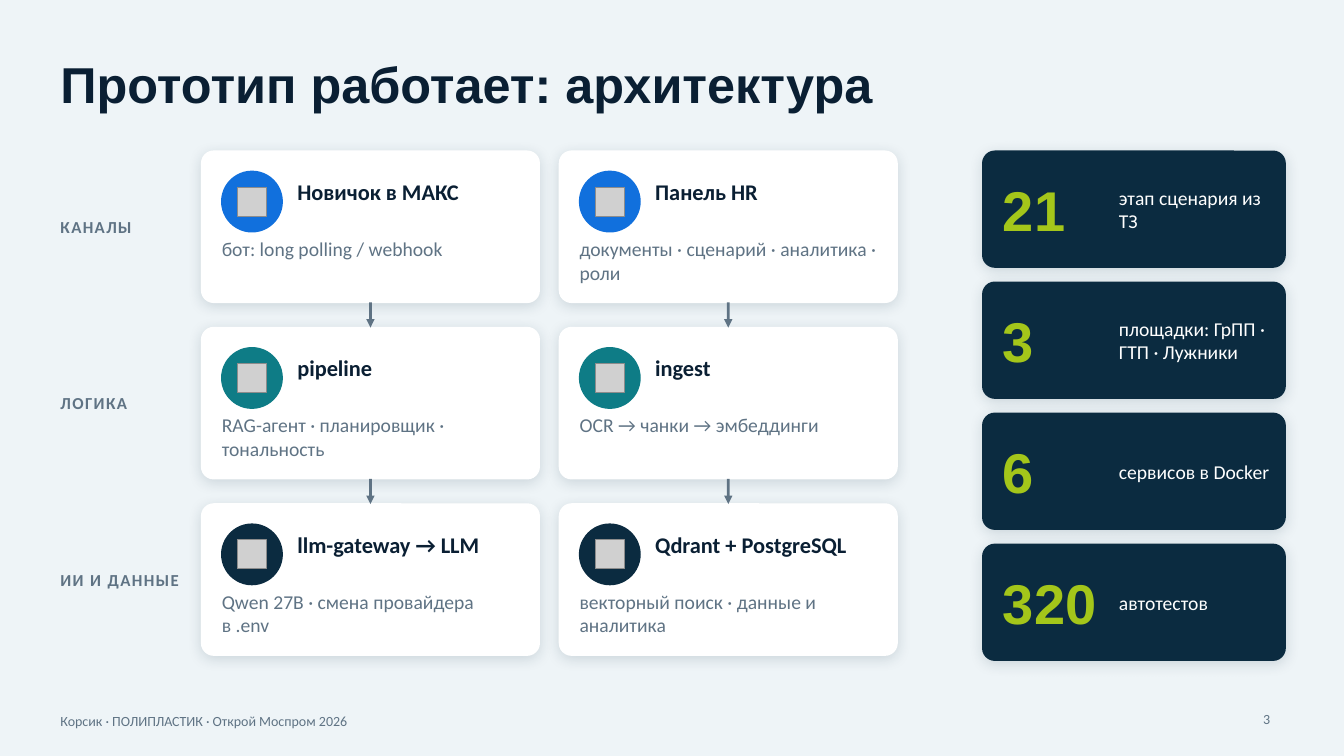
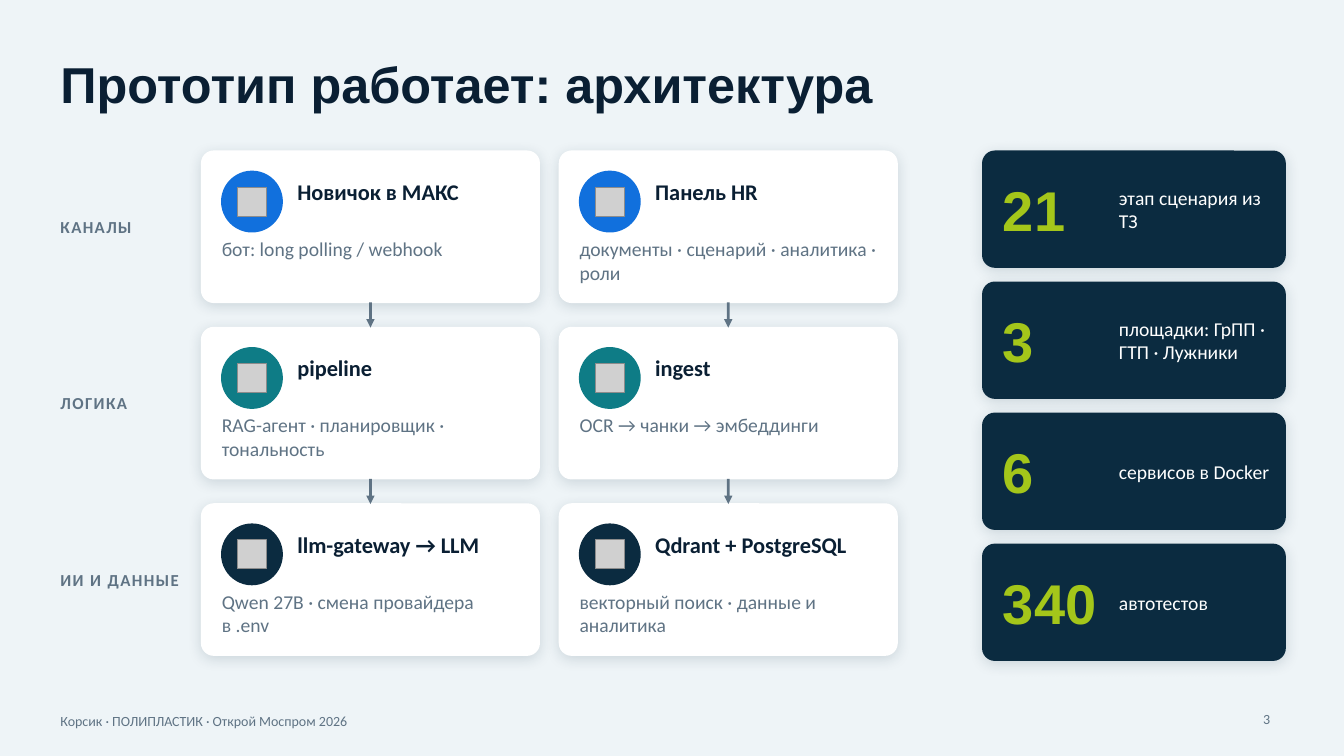
Before and after one commit to plavist/korsik-bot, a slide deck: slide 3 of Korsik_presentation.pptx. Drawn at 1344x756 pixels with LibreOffice and Linux fonts; fonts in the diff are those of the drawing; grey boxes stand for pictures. Boxes give left, top, right and bottom in pixels: in the first picture for what was removed or moved away, otherwise in the second. Text is boxed around its words. In the diff, an @@ line names an element or a change of style, - is before the commit and + after.

```diff
--- a/Korsik_presentation.pptx
+++ b/Korsik_presentation.pptx
@@ text at box(1003, 585, 1096, 625): text changed @@
-320
+340
```
Also in this commit, not shown: 2 other slides changed, 25 other files.
